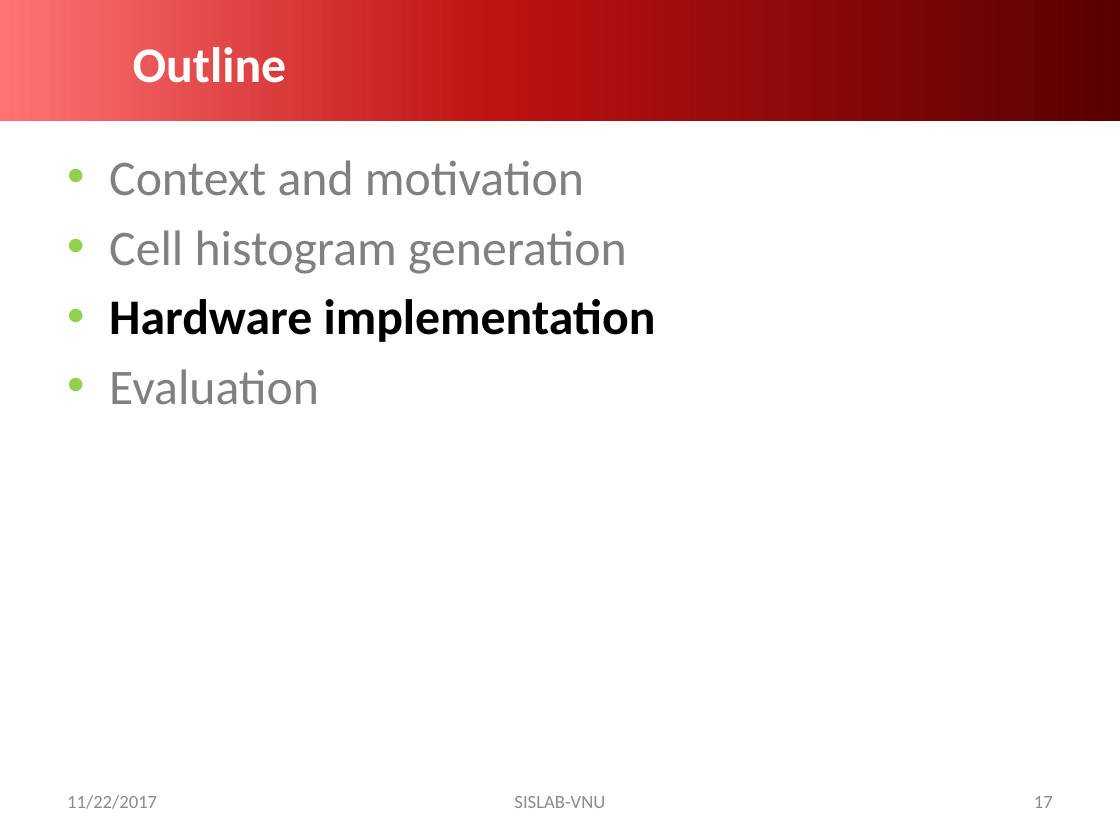
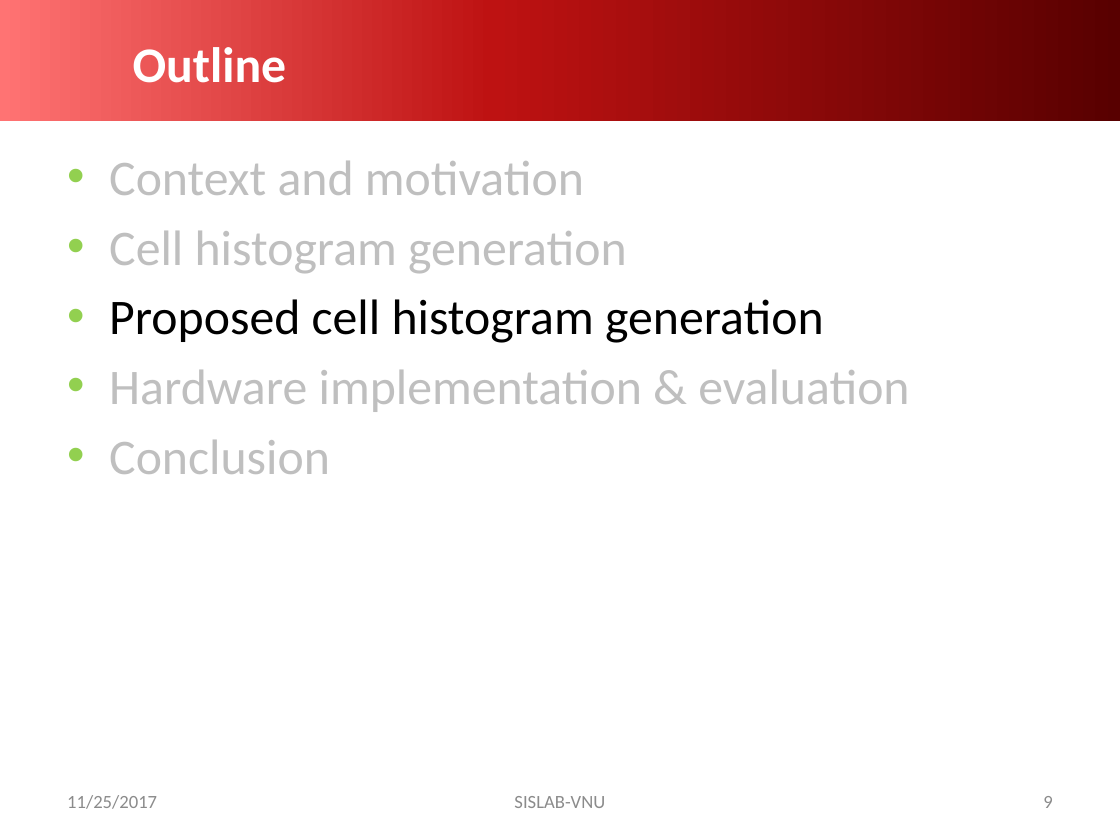
Before and after one commit to Heroh396/heroh396.github.io, a slide deck: slide 9 of imgs/hog.pptx (slide 17 before the commit). Drawn at 1120x840 pixels with LibreOffice and Linux fonts; fonts in the diff are those of the drawing; background and template pictures are left out. Boxes give left, top, right and bottom in pixels: in the first picture for what was removed or moved away, otherwise in the second. Text is boxed around its words. In the diff, an @@ line names an element or a change of style, - is before the commit and + after.

```diff
--- a/imgs/hog.pptx
+++ b/imgs/hog.pptx
@@ text at box(109, 161, 627, 273): text colour #808080 to #BFBFBF in "Context and motivation", "Cell histogram generation" @@
@@ text at box(109, 299, 909, 474): text changed; text colour #000000 to #BFBFBF; bold off @@
-• Hardware implementation
-• Evaluation
+• Proposed cell histogram generation
+• Hardware implementation & evaluation
+• Conclusion
@@ text at box(67, 795, 157, 809): text changed @@
-11/22/2017
+11/25/2017
@@ page number at box(1043, 796, 1052, 808): text changed @@
-17
+9
```
Also in this commit, not shown: 12 other slides changed, 11 slides added, 15 slides removed.
